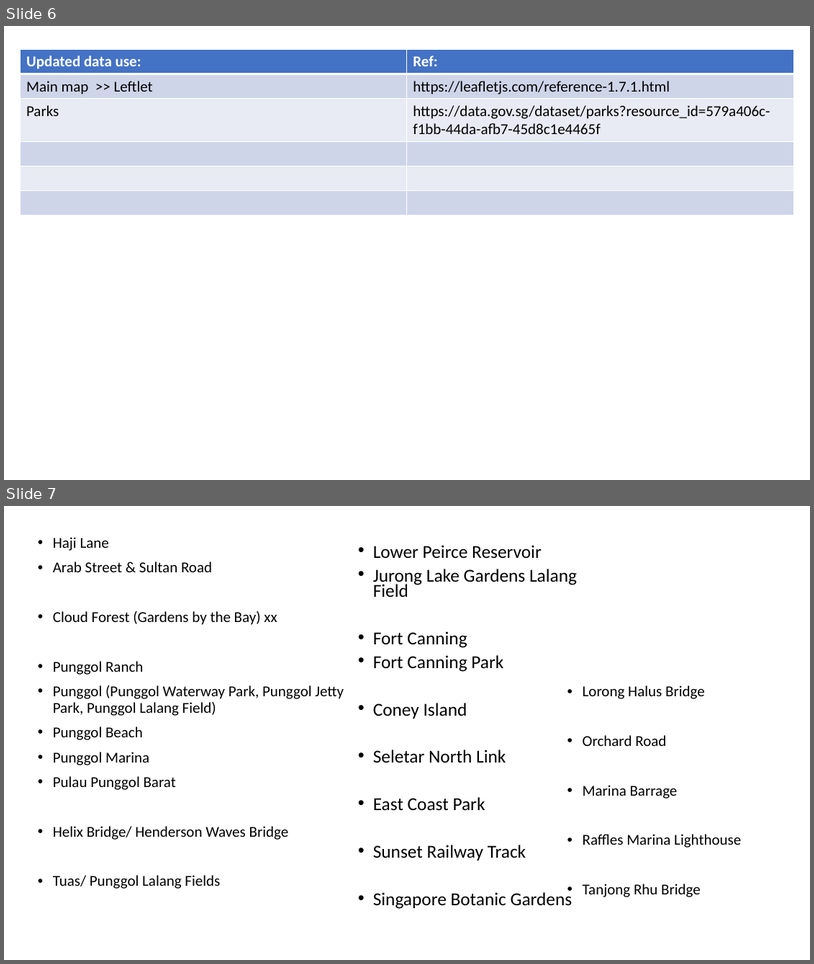
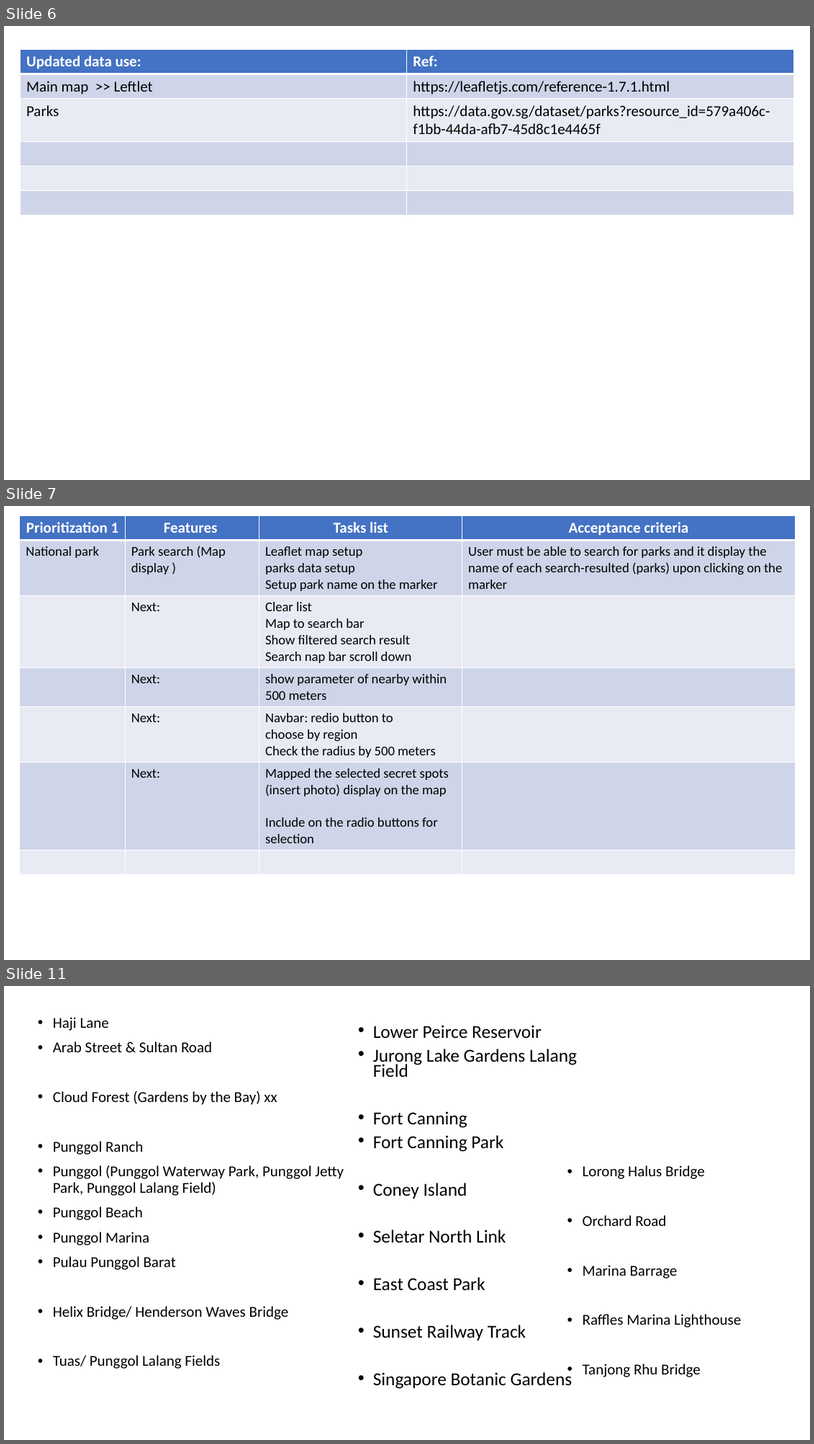
Before and after one commit to annette-p/pre-wedding-photoshoot-locations, a slide deck: wireframe.pptx. Shown one above the other, each under a label of ours: slides 6 and 7 before the commit, slides 6, 7 and 11 after it; the slides between them are not shown. The pictures are 814x964 and 814x1444 pixels, drawn with LibreOffice and Linux fonts; fonts in the diff are those of the drawing. Boxes give left, top, right and bottom in pixels: in the first picture for what was removed or moved away, otherwise in the second. Text is boxed around its words. In the diff, an @@ line names an element or a change of style, - is before the commit and + after.

Commit message:
refactored add parks logic to function

```diff
--- a/wireframe.pptx
+++ b/wireframe.pptx
@@ slide 7 added at [4,506,810,960], background #FFFFFF @@
@@ table added at [20,515,796,869], 7 rows, 4 columns @@
+Prioritization 1 | Features | Tasks list | Acceptance criteria
+National park | Park search (Map display ) | Leaflet map setup / parks data setup / Setup park name on the marker | User must be able to search for parks and it display the name of each search-resulted (parks) upon clicking on the marker
+ | Next: | Clear list / Map to search bar / Show filtered search result / Search nap bar scroll down | 
+ | Next: | show parameter of nearby within 500 meters | 
+ | Next: | Navbar: redio button to / choose by region / Check the radius by 500 meters | 
+ | Next: | Mapped the selected secret spots (insert photo) display on the map / Include on the radio buttons for selection | 
+ |  |  | 
@@ what was slide 7 is now slide 11 @@
```
Also in this commit, not shown: 3 other slides added, 2 other files.
